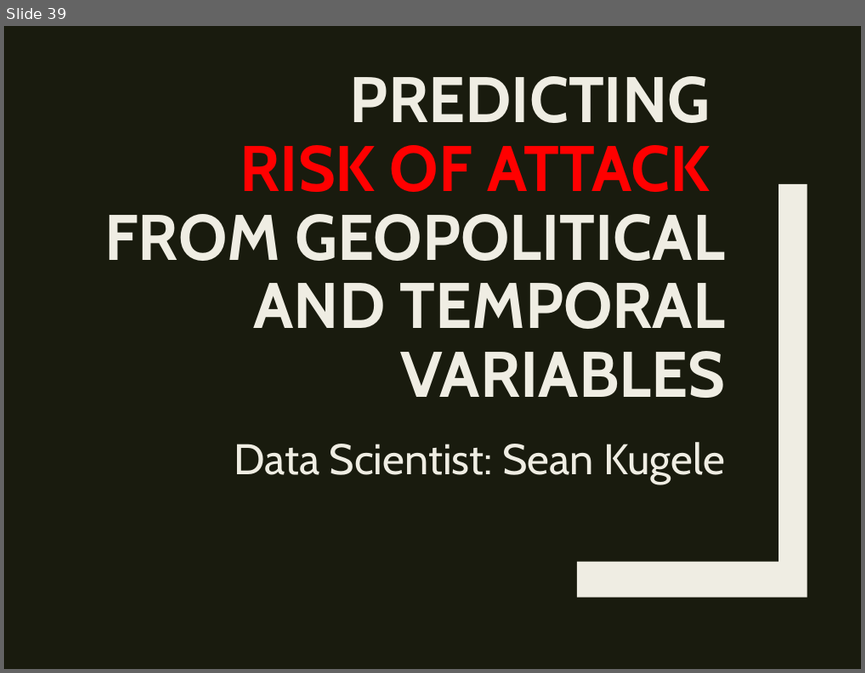
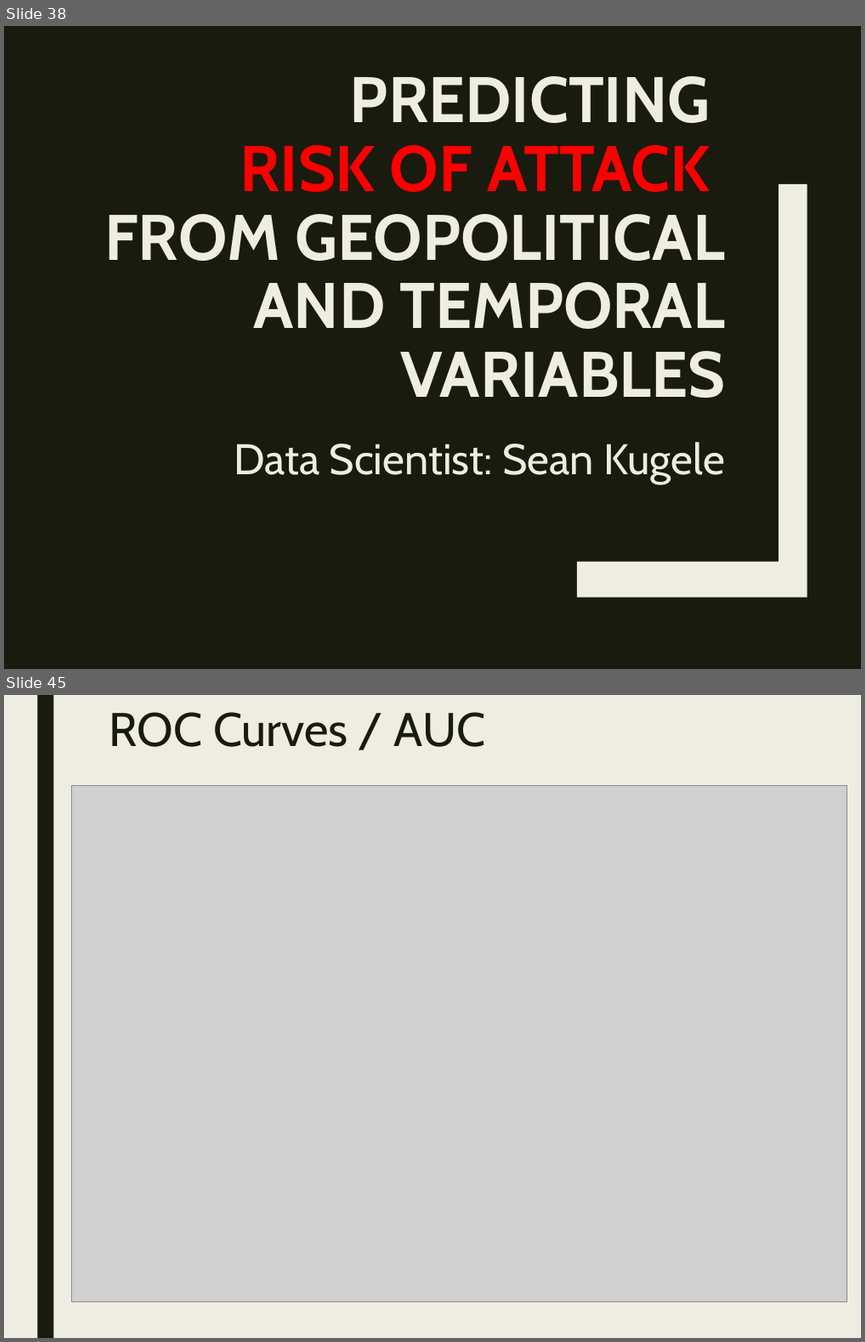
Before and after one commit to stats-learning-fall2019/final-project, a slide deck: presentation/gtdb-final-presentation.pptx. Shown one above the other, each under a label of ours: slide 39 before the commit, slides 38 and 45 after it; the slides between them are not shown. The pictures are 865x673 and 865x1342 pixels, drawn with LibreOffice and Linux fonts; fonts in the diff are those of the drawing; grey boxes stand for pictures. Boxes give left, top, right and bottom in pixels: in the first picture for what was removed or moved away, otherwise in the second. Text is boxed around its words. In the diff, an @@ line names an element or a change of style, - is before the commit and + after.

```diff
--- a/presentation/gtdb-final-presentation.pptx
+++ b/presentation/gtdb-final-presentation.pptx
@@ slide 45 added at (4, 695, 861, 1338), background #EFEDE3 @@
@@ rectangle added at (37, 695, 53, 1338), fill #191B0E @@
@@ title added at (109, 712, 486, 747), 39.6 pt, text #191B0E @@
+ROC Curves / AUC
@@ picture added at (72, 786, 846, 1303) @@
@@ what was slide 39 is now slide 38 @@
```
Also in this commit, not shown: 2 slides changed, 8 other slides added, 1 slide removed.
